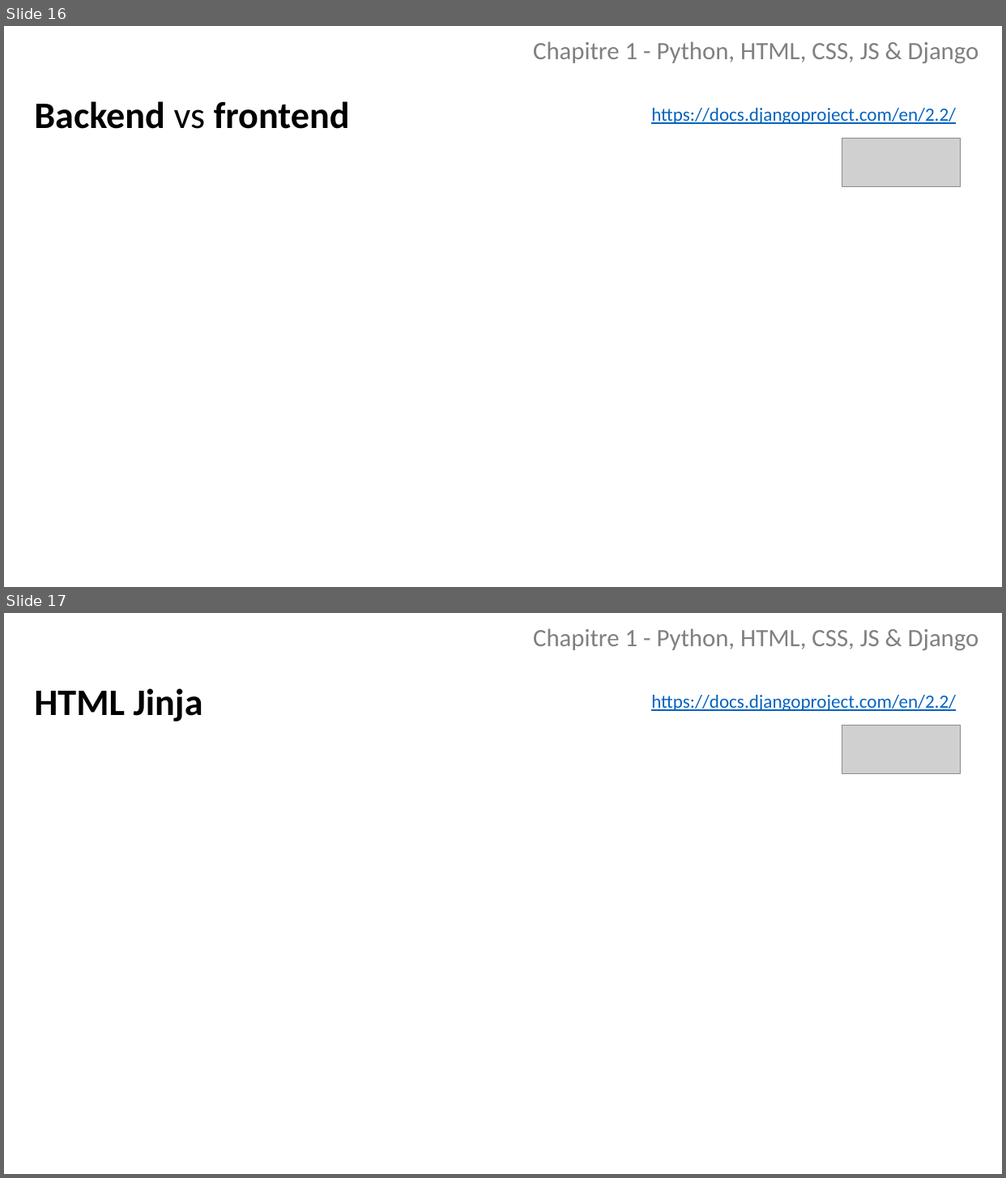
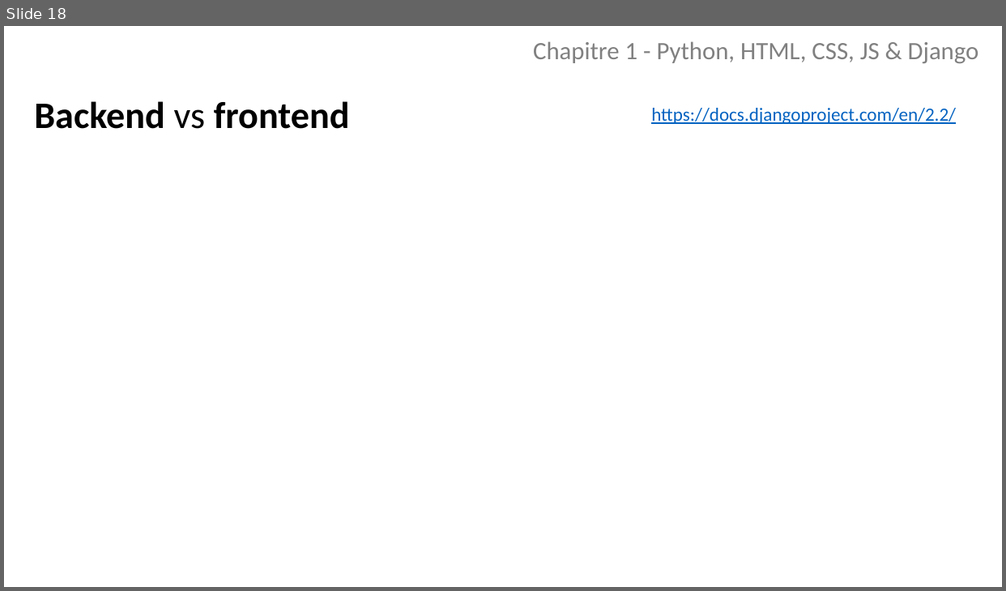
Before and after one commit to borgia-app/Borgia-docs, a slide deck: presentations/Python.pptx. Shown one above the other, each under a label of ours: slides 16 and 17 before the commit, slide 18 after it. The pictures are 1006x1178 and 1006x591 pixels, drawn with LibreOffice and Linux fonts; fonts in the diff are those of the drawing; grey boxes stand for pictures. Boxes give left, top, right and bottom in pixels: in the first picture for what was removed or moved away, otherwise in the second. Text is boxed around its words. In the diff, an @@ line names an element or a change of style, - is before the commit and + after.

```diff
--- a/presentations/Python.pptx
+++ b/presentations/Python.pptx
@@ slide 17 removed at <box>4,613,1002,1174</box>, background #FFFFFF @@
@@ subtitle removed at <box>533,628,979,650</box> @@
-Chapitre 1 - Python, HTML, CSS, JS & Django
@@ text removed at <box>34,688,203,722</box> @@
-HTML Jinja
@@ text removed at <box>651,695,956,711</box> @@
-https://docs.djangoproject.com/en/2.2/
@@ picture removed at <box>842,726,961,774</box> @@
@@ what was slide 16 is now slide 18 @@
@@ slide 18 changed as well @@
@@ picture removed at <box>842,139,961,187</box> @@
```
Also in this commit, not shown: 15 other slides changed, 1 slide added.
